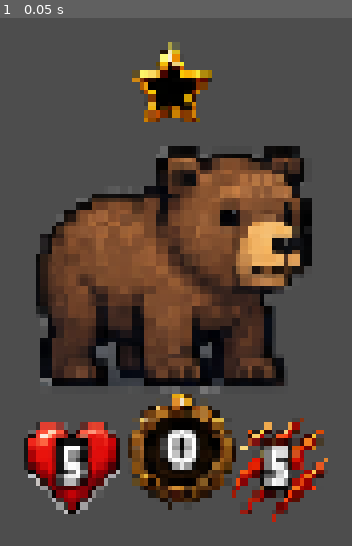
Above: before the commit, frame 1.
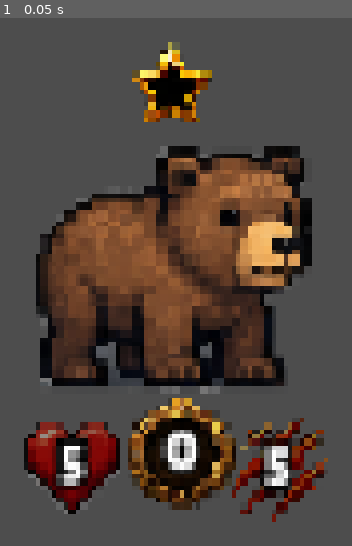
Above: after the commit, the same moment.

Repository: Frayzen/Petic
Game: Godot game, scene res://scene/fighting_animal.tscn
Two runs of this game, one before a commit and one after it. Both use one fixed random seed, a clock stepped at 60 frames per second and the inputs below. This scene is started directly instead of the project's main scene.
Inputs:
- Up to frame 1 (0.05 s): no input

The runs differ from the first frame. In frame 1, 6.2% of the frame differs, in the area x 7-94%, y 71-96%.

Commit message:
feat: working resync 2 async

Diff:
--- a/scene/fight.tscn
+++ b/scene/fight.tscn
@@ -4,7 +4,7 @@
 [ext_resource type="Texture2D" uid="uid://oyrhq6k11oes" path="res://ui/fighting_bg.png" id="1_fj7g7"]
 [ext_resource type="Texture2D" uid="uid://b3jeepxdvmg7x" path="res://ui/icons/attack.png" id="4_hp4i3"]
 [ext_resource type="Script" uid="uid://ds68xyq01tdr8" path="res://scripts/fighting_team_manager.gd" id="4_xs0qa"]
-[ext_resource type="LabelSettings" uid="uid://b7s73no7jxd8n" path="res://settings/label_damage.tres" id="5_xs0qa"]
+[ext_resource type="LabelSettings" uid="uid://wcpshwhrddg" path="res://settings/label_indicator.tres" id="5_mkx68"]
 [ext_resource type="Script" uid="uid://dn5no20c3u7ur" path="res://scripts/speed_slider.gd" id="6_4qica"]
 [ext_resource type="Texture2D" uid="uid://dog0qvan1fgc6" path="res://ui/signs/lose_sign.png" id="8_hm46v"]
 [ext_resource type="Texture2D" uid="uid://dl8nkl6u6gejv" path="res://ui/signs/win_sign.png" id="9_hlq7a"]
@@ -101,7 +101,7 @@
 grow_horizontal = 2
 grow_vertical = 2
 text = "-5"
-label_settings = ExtResource("5_xs0qa")
+label_settings = ExtResource("5_mkx68")
 horizontal_alignment = 1
 vertical_alignment = 1
 
--- a/scene/fighting_animal.tscn
+++ b/scene/fighting_animal.tscn
@@ -1,9 +1,9 @@
 [gd_scene format=3 uid="uid://svvolxfw8rqd"]
 
-[ext_resource type="Script" uid="uid://b0elf4fk022cn" path="res://scripts/fighting_animal.gd" id="1_3h84c"]
+[ext_resource type="Script" uid="uid://b7u5fdwj6ik1" path="res://scripts/fighting_animal.gd" id="1_3h84c"]
 [ext_resource type="PackedScene" uid="uid://kd7kb7e0c561" path="res://scene/render_animal.tscn" id="1_f140u"]
 
-[node name="FightingAnimal" type="Control" unique_id=1925862657 node_paths=PackedStringArray("render", "damageSpawner")]
+[node name="FightingAnimal" type="Control" unique_id=1925862657 node_paths=PackedStringArray("render", "damageSpawner", "healthSpawner", "attackSpawner")]
 custom_maximum_size = Vector2(120, 100)
 layout_mode = 3
 anchors_preset = 15
@@ -20,6 +20,8 @@
 script = ExtResource("1_3h84c")
 render = NodePath("AnimalRender")
 damageSpawner = NodePath("DamageSpawner")
+healthSpawner = NodePath("HealthSpawner")
+attackSpawner = NodePath("AttackSpawner")
 
 [node name="AnimalRender" parent="." unique_id=1631498872 instance=ExtResource("1_f140u")]
 layout_mode = 1
@@ -42,3 +44,28 @@
 offset_bottom = -162.0
 grow_horizontal = 2
 grow_vertical = 2
+
+[node name="HealthSpawner" type="Control" parent="." unique_id=1724877201]
+layout_mode = 1
+anchors_preset = 2
+anchor_top = 1.0
+anchor_bottom = 1.0
+offset_left = 23.0
+offset_top = 119.0
+offset_right = 23.0
+offset_bottom = 119.0
+grow_vertical = 0
+
+[node name="AttackSpawner" type="Control" parent="." unique_id=768650788]
+layout_mode = 1
+anchors_preset = 3
+anchor_left = 1.0
+anchor_top = 1.0
+anchor_right = 1.0
+anchor_bottom = 1.0
+offset_left = -21.0
+offset_top = 117.0
+offset_right = -21.0
+offset_bottom = 117.0
+grow_horizontal = 0
+grow_vertical = 0
--- /dev/null
+++ b/scene/indicators/attack_indicator.tscn
@@ -0,0 +1,57 @@
+[gd_scene format=3 uid="uid://cckte0ubn0i0i"]
+
+[ext_resource type="Script" uid="uid://dxb1lknp50o76" path="res://scripts/indicator.gd" id="1_6kqmf"]
+[ext_resource type="Texture2D" uid="uid://bp5y2ppjtxyav" path="res://ui/icons/attack_buff.png" id="2_6kqmf"]
+[ext_resource type="LabelSettings" uid="uid://wcpshwhrddg" path="res://settings/label_indicator.tres" id="3_jefuo"]
+
+[node name="AttackIndicator" type="Control" unique_id=166632238 node_paths=PackedStringArray("texture", "label")]
+layout_mode = 3
+anchors_preset = 8
+anchor_left = 0.5
+anchor_top = 0.5
+anchor_right = 0.5
+anchor_bottom = 0.5
+offset_left = -15.0
+offset_top = -15.0
+offset_right = 15.0
+offset_bottom = 15.0
+grow_horizontal = 2
+grow_vertical = 2
+script = ExtResource("1_6kqmf")
+texture = NodePath("Icon")
+label = NodePath("Icon/Label")
+
+[node name="Icon" type="TextureRect" parent="." unique_id=1626113591]
+layout_mode = 1
+anchors_preset = 8
+anchor_left = 0.5
+anchor_top = 0.5
+anchor_right = 0.5
+anchor_bottom = 0.5
+offset_left = -15.0
+offset_top = -15.0
+offset_right = 15.0
+offset_bottom = 15.0
+grow_horizontal = 2
+grow_vertical = 2
+texture = ExtResource("2_6kqmf")
+expand_mode = 5
+stretch_mode = 5
+
+[node name="Label" type="Label" parent="Icon" unique_id=588795130]
+layout_mode = 1
+anchors_preset = 8
+anchor_left = 0.5
+anchor_top = 0.5
+anchor_right = 0.5
+anchor_bottom = 0.5
+offset_left = -15.0
+offset_top = -15.0
+offset_right = 15.0
+offset_bottom = 15.0
+grow_horizontal = 2
+grow_vertical = 2
+text = "+5"
+label_settings = ExtResource("3_jefuo")
+horizontal_alignment = 1
+vertical_alignment = 1
--- a/scene/damage_indicator.tscn
+++ b/scene/indicators/damage_indicator.tscn
@@ -1,13 +1,13 @@
 [gd_scene format=3 uid="uid://dxy4oaw2plmjw"]
 
-[ext_resource type="Texture2D" uid="uid://b3jeepxdvmg7x" path="res://ui/icons/attack.png" id="1_5mweu"]
-[ext_resource type="Script" uid="uid://dxb1lknp50o76" path="res://scripts/damage_indicator.gd" id="1_qvlew"]
-[ext_resource type="LabelSettings" uid="uid://b7s73no7jxd8n" path="res://settings/label_damage.tres" id="2_qvlew"]
+[ext_resource type="Script" uid="uid://dxb1lknp50o76" path="res://scripts/indicator.gd" id="1_c68gt"]
+[ext_resource type="Texture2D" uid="uid://b3jeepxdvmg7x" path="res://ui/icons/attack.png" id="2_gnkl2"]
+[ext_resource type="LabelSettings" uid="uid://b7s73no7jxd8n" path="res://settings/label_damage.tres" id="3_nmacm"]
 
 [node name="DamageIndicator" type="Control" unique_id=166632238 node_paths=PackedStringArray("texture", "label")]
 layout_mode = 3
 anchors_preset = 0
-script = ExtResource("1_qvlew")
+script = ExtResource("1_c68gt")
 texture = NodePath("Icon")
 label = NodePath("Icon/Label")
 
--- /dev/null
+++ b/scene/indicators/health_indicator.tscn
@@ -0,0 +1,57 @@
+[gd_scene format=3 uid="uid://my87v40ha220"]
+
+[ext_resource type="Script" uid="uid://dxb1lknp50o76" path="res://scripts/indicator.gd" id="1_it1jt"]
+[ext_resource type="Texture2D" uid="uid://dp0xk17rlpewn" path="res://ui/icons/heart.png" id="2_it1jt"]
+[ext_resource type="LabelSettings" uid="uid://wcpshwhrddg" path="res://settings/label_indicator.tres" id="2_rs0jx"]
+
+[node name="AttackIndicator" type="Control" unique_id=166632238 node_paths=PackedStringArray("texture", "label")]
+layout_mode = 3
+anchors_preset = 8
+anchor_left = 0.5
+anchor_top = 0.5
+anchor_right = 0.5
+anchor_bottom = 0.5
+offset_left = -15.0
+offset_top = -15.0
+offset_right = 15.0
+offset_bottom = 15.0
+grow_horizontal = 2
+grow_vertical = 2
+script = ExtResource("1_it1jt")
+texture = NodePath("Icon")
+label = NodePath("Icon/Label")
+
+[node name="Icon" type="TextureRect" parent="." unique_id=1626113591]
+layout_mode = 1
+anchors_preset = 8
+anchor_left = 0.5
+anchor_top = 0.5
+anchor_right = 0.5
+anchor_bottom = 0.5
+offset_left = -15.0
+offset_top = -15.0
+offset_right = 15.0
+offset_bottom = 15.0
+grow_horizontal = 2
+grow_vertical = 2
+texture = ExtResource("2_it1jt")
+expand_mode = 5
+stretch_mode = 5
+
+[node name="Label" type="Label" parent="Icon" unique_id=588795130]
+layout_mode = 1
+anchors_preset = 8
+anchor_left = 0.5
+anchor_top = 0.5
+anchor_right = 0.5
+anchor_bottom = 0.5
+offset_left = -15.0
+offset_top = -15.0
+offset_right = 15.0
+offset_bottom = 15.0
+grow_horizontal = 2
+grow_vertical = 2
+text = "+5"
+label_settings = ExtResource("2_rs0jx")
+horizontal_alignment = 1
+vertical_alignment = 1
--- a/scene/main_menu.tscn
+++ b/scene/main_menu.tscn
@@ -7,7 +7,7 @@
 [ext_resource type="LabelSettings" uid="uid://vwa8bhkbhjfl" path="res://settings/label_titles.tres" id="5_sepwh"]
 [ext_resource type="Texture2D" uid="uid://b0cl7leo2j54" path="res://ui/buttons/splitted/tile002.png" id="6_14wem"]
 [ext_resource type="Texture2D" uid="uid://bcvaw2dnesobg" path="res://ui/buttons/splitted/tile007.png" id="7_2atga"]
-[ext_resource type="LabelSettings" uid="uid://b7s73no7jxd8n" path="res://settings/label_damage.tres" id="8_by01r"]
+[ext_resource type="LabelSettings" uid="uid://wcpshwhrddg" path="res://settings/label_indicator.tres" id="8_by01r"]
 
 [node name="MainMenu" type="Control" unique_id=1975930055 node_paths=PackedStringArray("waitingIndicator", "waitingIndicatorLabel", "buttonContainer")]
 layout_mode = 3
--- a/scene/render_animal.tscn
+++ b/scene/render_animal.tscn
@@ -51,6 +51,11 @@
 [sub_resource type="Animation" id="Animation_mysmt"]
 resource_name = "attack"
 length = 0.5
+markers = [{
+"color": Color(1, 1, 1, 1),
+"name": &"mid_attack",
+"time": 0.25
+}]
 tracks/0/type = "value"
 tracks/0/imported = false
 tracks/0/enabled = true
@@ -62,20 +67,6 @@
 "transitions": PackedFloat32Array(1, 3, 0.3, 0),
 "update": 0,
 "values": [Vector2(0, 0), Vector2(0, 0), Vector2(-50, 0), Vector2(0, 0)]
-}
-tracks/1/type = "method"
-tracks/1/imported = false
-tracks/1/enabled = true
-tracks/1/path = NodePath("../..")
-tracks/1/interp = 1
-tracks/1/loop_wrap = true
-tracks/1/keys = {
-"times": PackedFloat32Array(0.25),
-"transitions": PackedFloat32Array(1),
-"values": [{
-"args": [],
-"method": &"apply_damage"
-}]
 }
 
 [sub_resource type="Animation" id="Animation_udcka"]
@@ -106,11 +97,28 @@
 "values": [Color(1, 1, 1, 1), Color(1, 1, 1, 0)]
 }
 
+[sub_resource type="Animation" id="Animation_f8y8o"]
+resource_name = "power_up"
+length = 0.39999999999999997
+tracks/0/type = "value"
+tracks/0/imported = false
+tracks/0/enabled = true
+tracks/0/path = NodePath(".:position")
+tracks/0/interp = 1
+tracks/0/loop_wrap = true
+tracks/0/keys = {
+"times": PackedFloat32Array(0, 0.2, 0.4),
+"transitions": PackedFloat32Array(3, 0.33, 1),
+"update": 0,
+"values": [Vector2(0, 0), Vector2(0, -10), Vector2(0, 0)]
+}
+
 [sub_resource type="AnimationLibrary" id="AnimationLibrary_cjc7v"]
 _data = {
 &"RESET": SubResource("Animation_cjc7v"),
 &"attack": SubResource("Animation_mysmt"),
-&"death": SubResource("Animation_udcka")
+&"death": SubResource("Animation_udcka"),
+&"power_up": SubResource("Animation_f8y8o")
 }
 
 [node name="AnimalRender" type="Control" unique_id=624756530 node_paths=PackedStringArray("animator", "animalSprite", "healthLabel", "attackLabel", "levelLabel", "selectedTexture", "attackTexture", "healthTexture", "levelTexture", "stars", "orientation")]
@@ -143,6 +151,7 @@
 orientation = NodePath("Orientation")
 
 [node name="Life" type="TextureRect" parent="." unique_id=1409561486]
+self_modulate = Color(0.585062, 0.585062, 0.5850621, 1)
 custom_minimum_size = Vector2(35, 35)
 custom_maximum_size = Vector2(35, 35)
 layout_mode = 1
@@ -177,9 +186,9 @@
 custom_maximum_size = Vector2(40, 40)
 layout_mode = 1
 offset_left = 33.0
-offset_top = 95.0
+offset_top = 96.0
 offset_right = 73.0
-offset_bottom = 135.0
+offset_bottom = 136.0
 size_flags_horizontal = 2
 size_flags_vertical = 4
 texture = ExtResource("5_uxu8v")
@@ -202,6 +211,7 @@
 vertical_alignment = 1
 
 [node name="Attack" type="TextureRect" parent="." unique_id=899802691]
+self_modulate = Color(0.58431375, 0.58431375, 0.58431375, 1)
 custom_minimum_size = Vector2(38, 38)
 custom_maximum_size = Vector2(38, 38)
 layout_mode = 1
--- a/scripts/animal_data.gd
+++ b/scripts/animal_data.gd
@@ -11,61 +11,65 @@
 @export var xp : int = 0
 @export var lvl : int = 1
 
+var animal : FightingAnimal = null
 
 func serializeState(_dict : Dictionary):
-    pass
+	pass
 
 func deserializeState(_dict : Dictionary):
-    pass
+	pass
 
 # Serialize to Dictionary (for network/save)
 func to_dict() -> Dictionary:
-    var dict = {
-        "name": name,
-        "baseHealth": baseHealth,
-        "baseAttack": baseAttack,
-        "health": health,
-        "attack": attack,
-        "xp": xp,
-        "lvl": lvl
-    }
+	var dict = {
+		"name": name,
+		"baseHealth": baseHealth,
+		"baseAttack": baseAttack,
+		"health": health,
+		"attack": attack,
+		"xp": xp,
+		"lvl": lvl
+	}
 
-    if sprite:
-        dict["sprite_path"] = sprite.resource_path
+	if sprite:
+		dict["sprite_path"] = sprite.resource_path
 
-    serializeState(dict)
+	serializeState(dict)
 
-    return dict
+	return dict
 
 # Deserialize from Dictionary
 static func from_dict(dict: Dictionary):
-    var data = animalRegistery.getAnimal(dict.get("name"))
+	var data = animalRegistery.getAnimal(dict.get("name"))
 
-    data.name = dict.get("name", "Unknown")
-    data.baseHealth = dict.get("baseHealth", 10)
-    data.baseAttack = dict.get("baseAttack", 5)
-    data.health = dict.get("health", data.baseHealth)
-    data.attack = dict.get("attack", data.baseAttack)
-    data.xp = dict.get("xp", 0)
-    data.lvl = dict.get("lvl", 1)
+	data.name = dict.get("name", "Unknown")
+	data.baseHealth = dict.get("baseHealth", 10)
+	data.baseAttack = dict.get("baseAttack", 5)
+	data.health = dict.get("health", data.baseHealth)
+	data.attack = dict.get("attack", data.baseAttack)
+	data.xp = dict.get("xp", 0)
+	data.lvl = dict.get("lvl", 1)
 
-    # Load texture if path exists
-    if dict.has("sprite_path"):
-        data.sprite = load(dict["sprite_path"])
+	# Load texture if path exists
+	if dict.has("sprite_path"):
+		data.sprite = load(dict["sprite_path"])
 
-    data.deserializeState(dict)
+	data.deserializeState(dict)
 
-    return data
+	return data
 
-# Original methods
-func on_attack(_target) -> void:
-    pass
+func before_attack(_target : FightingAnimal):
+	pass
 
-func on_damage(_amount: int) -> void:
-    pass
+func call_before_attack(target : FightingAnimal, counter : Counter):
+	await before_attack(target)
+	counter.submit()
+
+func on_damage(_amount: int, _attacker : FightingAnimal):
+	pass
 
 func on_bought() -> void:
-    pass
+	pass
 
 func on_dead(_attacker) -> void:
-    pass
+	pass
--- a/scripts/animal_render.gd
+++ b/scripts/animal_render.gd
@@ -20,47 +20,46 @@
 var empty : bool = true
 var selected : bool = false
 
-signal damage_dealt
-
 func _process(_delta: float) -> void:
-    selectedTexture.visible = selected
+	selectedTexture.visible = selected
 
 func hideLevels():
-    levelTexture.hide()
-    stars.hide()
+	levelTexture.hide()
+	stars.hide()
 
 func hideInfos():
-    healthTexture.hide()
-    attackTexture.hide()
-    selectedTexture.hide()
+	healthTexture.hide()
+	attackTexture.hide()
+	selectedTexture.hide()
 
 func setData(update_data : AnimalData):
-    data = update_data
-    if update_data == null:
-        empty = true
-        visible = false
-        return
-    empty = false
-    animalSprite.texture = update_data.sprite
-    visible = true
-    healthLabel.text = str(data.health)
-    attackLabel.text = str(data.attack)
-    selectedTexture.visible = selected
-    updateXp()
+	data = update_data
+	if update_data == null:
+		empty = true
+		visible = false
+		return
+	empty = false
+	animalSprite.texture = update_data.sprite
+	visible = true
+	healthLabel.text = str(data.health)
+	attackLabel.text = str(data.attack)
+	selectedTexture.visible = selected
+	updateXp()
 
 func update():
-    setData(data)
+	setData(data)
 
 func updateXp():
-    for n in stars.get_children():
-        stars.remove_child(n)
-        n.queue_free()
-    for i in range(data.lvl + 1):
-        if data.xp <= i:
-            stars.add_child(empty_star.instantiate())
-        else:
-            stars.add_child(full_star.instantiate())
-    levelLabel.text = str(data.lvl)
+	for n in stars.get_children():
+		stars.remove_child(n)
+		n.queue_free()
+	for i in range(data.lvl + 1):
+		if data.xp <= i:
+			stars.add_child(empty_star.instantiate())
+		else:
+			stars.add_child(full_star.instantiate())
+	levelLabel.text = str(data.lvl)
 
-func apply_damage():
-    damage_dealt.emit()
+func playAnimation(animationName : String):
+	animator.play(animationName)
+	await animator.animation_finished
--- a/scripts/animals/wolf.gd
+++ b/scripts/animals/wolf.gd
@@ -1,2 +1,7 @@
 extends AnimalData
 class_name Wolf
+
+func before_attack(_target : FightingAnimal):
+    animal.buffAttack(1)
+    animal.buffHealth(1)
+    await animal.render.playAnimation("power_up")
--- a/scripts/async_util.gd
+++ b/scripts/async_util.gd
@@ -3,25 +3,25 @@
 
 # Helper class to track multiple signals
 class _SignalWaiter:
-    var _remaining: int
-    signal all_completed
+	var _remaining: int
+	signal all_completed
 
-    func _init(signals: Array):
-        _remaining = signals.size()
-        if _remaining == 0:
-            all_completed.emit()
-            return
+	func _init(signals: Array):
+		_remaining = signals.size()
+		if _remaining == 0:
+			all_completed.emit()
+			return
 
-        for sig in signals:
-            sig.connect(_on_signal_emitted, CONNECT_ONE_SHOT)
+		for sig in signals:
+			sig.connect(_on_signal_emitted, CONNECT_ONE_SHOT)
 
-    func _on_signal_emitted():
-        _remaining -= 1
-        if _remaining == 0:
-            all_completed.emit()
+	func _on_signal_emitted():
+		_remaining -= 1
+		if _remaining == 0:
+			all_completed.emit()
 
 static func await_all(signals: Array) -> void:
-    if signals.is_empty():
-        return
-    var waiter = _SignalWaiter.new(signals)
-    await waiter.all_completed
+	if signals.is_empty():
+		return
+	var waiter = _SignalWaiter.new(signals)
+	await waiter.all_completed
--- /dev/null
+++ b/scripts/counter.gd
@@ -0,0 +1,20 @@
+class_name Counter
+
+signal completed
+
+var _counter: int
+var _total: int
+
+
+func _init(p_total: int):
+    _total = p_total
+    _counter = 0
+
+func submit():
+    _counter = _counter + 1
+    print("SUBMITTED ! " + str(_counter))
+    print("WANT " + str(_total))
+    if _counter >= _total:
+        print("EMIT !")
+        completed.emit()
+        _counter = 0
--- a/scripts/damage_indicator.gd
+++ /dev/null
@@ -1,18 +0,0 @@
-class_name DamageIndicator
-extends Control
-
-@export var texture : TextureRect
-@export var label : Label
-
-var damageAmount : int
-
-# Called when the node enters the scene tree for the first time.
-func _ready() -> void:
-	label.text = "-" + str(damageAmount)
-
-	var tween = create_tween()
-	texture.modulate.a = 1
-	var invAnimSpeed = (1 / FightingManager.instance.animationSpeed)
-	var delay = 0.4 * invAnimSpeed
-	tween.tween_property(texture, "modulate:a", 0.0, delay)
-	tween.tween_callback(queue_free).set_delay(delay)
--- a/scripts/fighting_animal.gd
+++ b/scripts/fighting_animal.gd
@@ -3,58 +3,77 @@
 
 @export var render : AnimalRender
 @export var damageSpawner : Control
+@export var healthSpawner : Control
+@export var attackSpawner : Control
 
 var data : AnimalData
-var attackTarget : FightingAnimal
 var teamManager: FightingTeamManager
 
-var damageIndicator = preload("res://scene/damage_indicator.tscn")
-
-signal endOfAttack
-
-func _ready() -> void:
-    render.damage_dealt.connect(attackComplete)
+var damageIndicator = preload("res://scene/indicators/damage_indicator.tscn")
+var healthIndicator = preload("res://scene/indicators/health_indicator.tscn")
+var attackIndicator = preload("res://scene/indicators/attack_indicator.tscn")
 
 func setup(team: FightingTeamManager, animalData : AnimalData, isHost : bool):
-    teamManager = team
-    data = animalData.duplicate(true)
-    print("ANIMAL DATA H " + str(animalData.health) + " AND DAT " + str(data.health))
-    if not isHost:
-        render.orientation.scale.x = 1
-    render.setData(data)
+	teamManager = team
+	data = animalData.duplicate(true)
+	data.animal = self
+	if not isHost:
+		render.orientation.scale.x = 1
+	render.setData(data)
 
-func attack(target : FightingAnimal):
-    attackTarget = target
-    render.animator.queue("attack")
-    await render.animator.animation_finished
-    await checkDeath()
-    endOfAttack.emit()
+func attack(target : FightingAnimal, counter : Counter):
+	render.animator.queue("attack")
+	await delaySec(render.animator.get_animation("attack").get_marker_time("mid_attack") / render.animator.speed_scale)
+	target.damaged(data.attack)
+	await render.animator.animation_finished
+	await checkDeath()
+	counter.submit()
+
+func delaySec(duration : float):
+	await get_tree().create_timer(duration).timeout
+
+func delay(coeff : float = 0.1):
+	await delaySec(coeff * FightingManager.instance.animationSpeed)
+
+func spawnIndicator(amount : int, scene : PackedScene, spawner : Control):
+	var instance : Indicator = scene.instantiate()
+	instance.amount = amount
+	spawner.add_child(instance)
+
+func glow(color : Color):
+	render.modulate = color
+	await delay()
+	render.modulate = Color.from_rgba8(255, 255, 255, 255)
 
 func damaged(amount : int):
-    var damageIndicatorInstance : DamageIndicator = damageIndicator.instantiate()
-    damageIndicatorInstance.damageAmount = amount
-    damageSpawner.add_child(damageIndicatorInstance)
-    data.health -= amount
-    render.modulate = Color.from_rgba8(255, 100, 100, 255)
-    await get_tree().create_timer(0.1 * FightingManager.instance.animationSpeed).timeout
-    render.modulate = Color.from_rgba8(255, 255, 255, 255)
-    render.update()
+	spawnIndicator(-amount, damageIndicator, damageSpawner)
+	await glow(Color.from_rgba8(255, 100, 100, 255))
+	data.health -= amount
+	render.update()
+
+func buffHealth(amount : int):
+	spawnIndicator(amount, healthIndicator, healthSpawner)
+	await delay(0.5)
+	data.health += amount
+
+func buffAttack(amount : int):
+	spawnIndicator(amount, attackIndicator, attackSpawner)
+	await delay(0.5)
+	data.health += amount
+
 
 func checkDeath():
-    if data.health <= 0:
-        render.animator.queue("death")
-        await render.animator.animation_finished
-        modulate.a = 0
-        await die()
+	if data.health <= 0:
+		render.animator.queue("death")
+		await render.animator.animation_finished
+		modulate.a = 0
+		await die()
 
 func die():
-    await teamManager.remove(self)
-    var invAnimSpeed = (1 / FightingManager.instance.animationSpeed)
-    var delay = 0.4 * invAnimSpeed
-    var tween = create_tween()
-    tween.tween_property(self, "custom_maximum_size:x", 0.0, delay)
-    await tween.finished
-    queue_free()
-
-func attackComplete():
-    attackTarget.damaged(data.attack)
+	await teamManager.remove(self)
+	var invAnimSpeed = (1 / FightingManager.instance.animationSpeed)
+	var duration = 0.4 * invAnimSpeed
+	var tween = create_tween()
+	tween.tween_property(self, "custom_maximum_size:x", 0.0, duration)
+	await tween.finished
+	queue_free()
--- a/scripts/fighting_manager.gd
+++ b/scripts/fighting_manager.gd
@@ -32,14 +32,18 @@
 	for animal in getAllAnimals():
 		animal.render.animator.speed_scale = animationSpeed
 
+func test(x):
+	print(x)
 
-func mutualAttack():
-	hostTeam.front().attack(otherTeam.front())
-	otherTeam.front().attack(hostTeam.front())
-	await AsyncUtils.await_all([
-		hostTeam.front().endOfAttack,
-		otherTeam.front().endOfAttack,
-	])
+func mutualAttack(first : FightingAnimal, second : FightingAnimal):
+	var counter = Counter.new(2)
+	first.data.call_before_attack(first, counter)
+	second.data.call_before_attack(second, counter)
+	await counter.completed
+	counter = Counter.new(2)
+	first.attack(otherTeam.front(), counter)
+	second.attack(hostTeam.front(), counter)
+	await counter.completed
 
 func _finishedFight() -> void:
 	NetworkHandler.finished_fight()
@@ -50,7 +54,7 @@
 const postFightAnimationTime = 1.0
 func fight():
 	while not hostTeam.animals.is_empty() and not otherTeam.animals.is_empty():
-		await mutualAttack()
+		await mutualAttack(hostTeam.front(), otherTeam.front())
 	var tween = create_tween()
 
 	tween.tween_property(mainScreen, "modulate", Color.from_rgba8(50,50,50,255), postFightAnimationTime)
@@ -62,5 +66,4 @@
 		winIndicator.scale = Vector2.ZERO
 		winIndicator.visible = true
 		tween.tween_property(winIndicator, "scale", Vector2.ONE, postFightAnimationTime)
-
 	tween.tween_callback(_finishedFight).set_delay(postFightAnimationTime * 2)
--- /dev/null
+++ b/scripts/indicator.gd
@@ -0,0 +1,19 @@
+class_name Indicator
+extends Control
+
+@export var texture : TextureRect
+@export var label : Label
+
+var amount : int
+
+# Called when the node enters the scene tree for the first time.
+func _ready() -> void:
+    label.text = str(amount)
+    if amount >= 0:
+        label.text = "+" + label.text
+    var tween = create_tween()
+    texture.modulate.a = 1
+    var invAnimSpeed = (1 / FightingManager.instance.animationSpeed)
+    var delay = 0.4 * invAnimSpeed
+    tween.tween_property(texture, "modulate:a", 0.0, delay)
+    tween.tween_callback(queue_free).set_delay(delay)
--- a/scripts/network_handler.gd
+++ b/scripts/network_handler.gd
@@ -9,7 +9,7 @@
 var timer := ROUND_TIME
 var timer_running := false
 var player_id := str(randi())
-
+var rng := RandomNumberGenerator.new()
 
 func _process(delta):
 	if multiplayer.multiplayer_peer == null:
@@ -52,10 +52,15 @@
 	await transitionner.transition("res://scene/shop.tscn")
 	timer_running = true
 
+@rpc("any_peer", "reliable", "call_local")
+func send_seed(newSeed : int):
+	rng.seed = newSeed
+
 func _on_client_connected(peer_id : int) -> void:
 	print("Client " + str(peer_id) + " joined")
 	await get_tree().process_frame
 	switch_scene_to_shop.rpc()
+	send_seed.rpc_id(peer_id, rng.seed)
 
 @rpc("authority", "reliable")
 func sync_timer(t: float):
--- /dev/null
+++ b/settings/label_indicator.tres
@@ -0,0 +1,9 @@
+[gd_resource type="LabelSettings" format=3 uid="uid://wcpshwhrddg"]
+
+[ext_resource type="FontFile" uid="uid://xasfapmisv4a" path="res://ui/fonts/LilitaOne-Regular.ttf" id="1_i7hfj"]
+
+[resource]
+font = ExtResource("1_i7hfj")
+font_size = 20
+outline_size = 10
+outline_color = Color(0, 0, 0, 1)
Not shown: 2 places in scene/indicators/damage_indicator.tscn that only renumber resources
Not shown, changed: scripts/animal_data.gd.uid
Not shown, added: scripts/counter.gd.uid
Not shown, changed: scripts/fighting_animal.gd.uid
Renamed: scripts/damage_indicator.gd.uid -> scripts/indicator.gd.uid
Binary file added: ui/icons/attack_buff.png
Not shown, added: ui/icons/attack_buff.png.import
